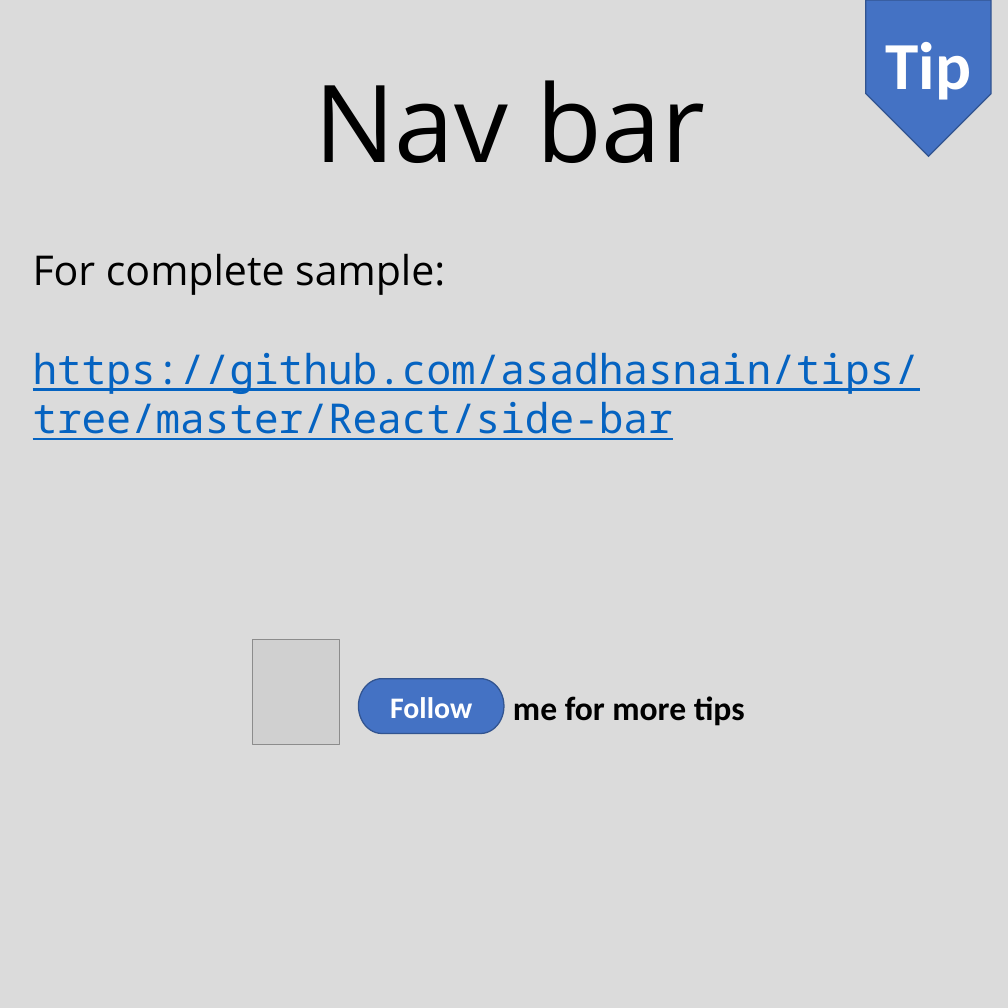
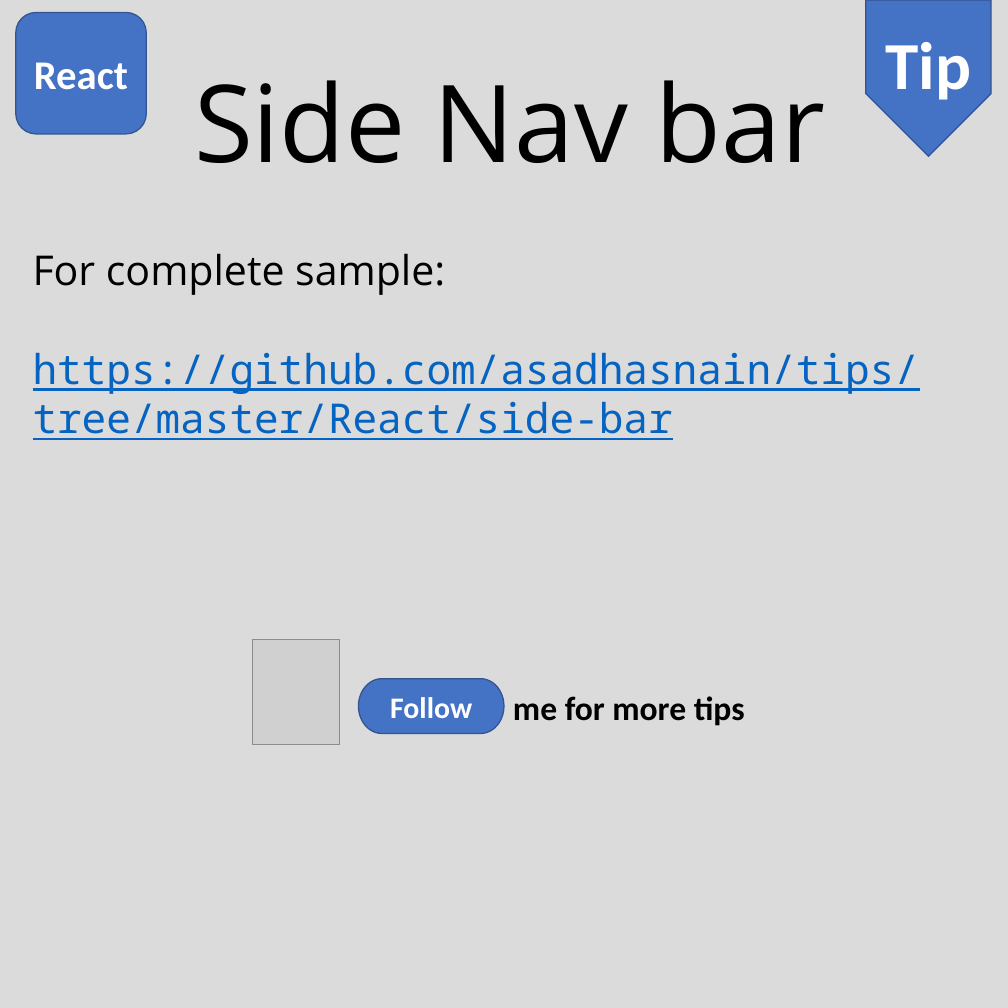
Before and after one commit to asadhasnain/tips, a slide deck: slide 7 of React/side-bar/Side-bar.pptx. Drawn at 1008x1008 pixels with LibreOffice and Linux fonts; fonts in the diff are those of the drawing; grey boxes stand for pictures. Boxes give left, top, right and bottom in pixels: in the first picture for what was removed or moved away, otherwise in the second. Text is boxed around its words. In the diff, an @@ line names an element or a change of style, - is before the commit and + after.

Commit message:
Side bar read and post

```diff
--- a/React/side-bar/Side-bar.pptx
+++ b/React/side-bar/Side-bar.pptx
@@ rounded rectangle added at [16, 13, 146, 135], fill #4472C4, outline #325491 1 pt, 32 pt, text #FFFFFF, bold @@
+React
@@ text at [194, 80, 825, 163]: text changed @@
-Nav bar
+Side Nav bar
```
Also in this commit, not shown: 1 other slide changed, 2 other files.
